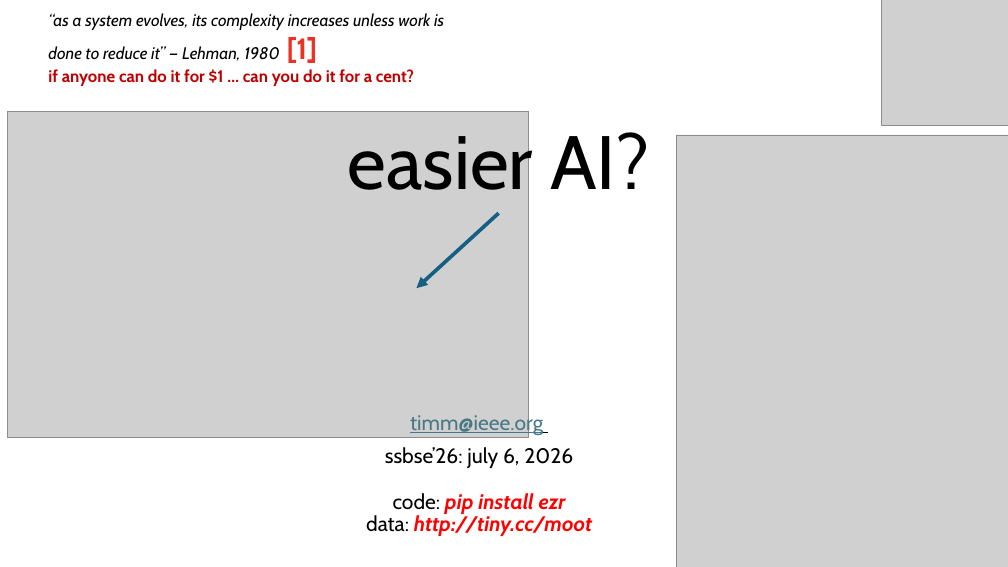
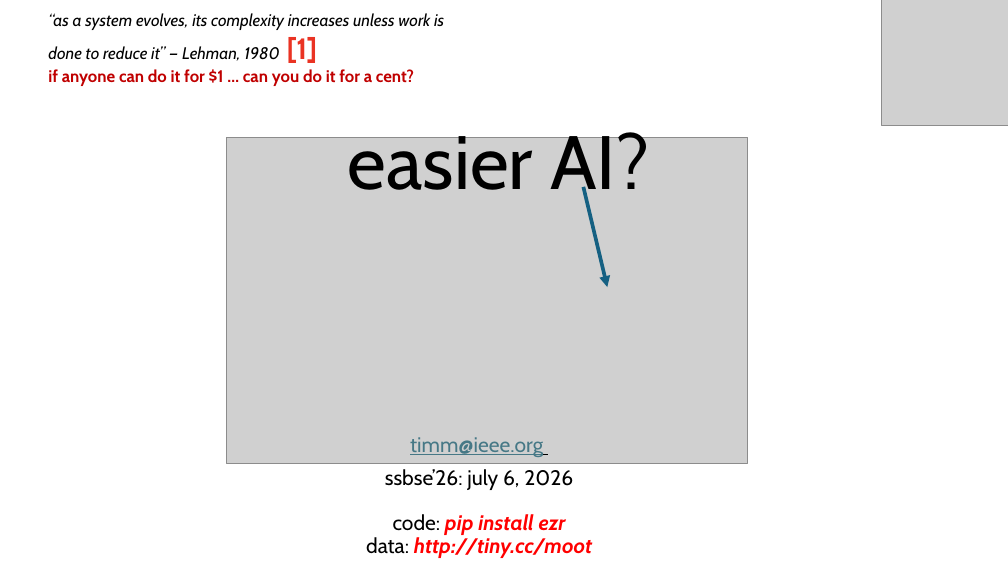
Before and after one commit to timm/fyi, a slide deck: slide 1 of 26less.pptx. Drawn at 1008x567 pixels with LibreOffice and Linux fonts; fonts in the diff are those of the drawing; grey boxes stand for pictures. Boxes give left, top, right and bottom in pixels: in the first picture for what was removed or moved away, otherwise in the second. Text is boxed around its words. In the diff, an @@ line names an element or a change of style, - is before the commit and + after.

```diff
--- a/26less.pptx
+++ b/26less.pptx
@@ picture: place and size @@
-picture at [8, 112, 529, 439]
+picture at [226, 137, 748, 464]
@@ picture removed at [677, 135, 1008, 567] @@
@@ arrow moved from (499, 213) - (417, 288) to (584, 187) - (607, 287) @@
@@ subtitle "timm@ieee.org": place and size @@
-subtitle "timm@ieee.org" at [366, 412, 592, 536]
+subtitle "timm@ieee.org" at [366, 437, 592, 558]
```
Also in this commit, not shown: 2 other slides changed, 1 other file.
